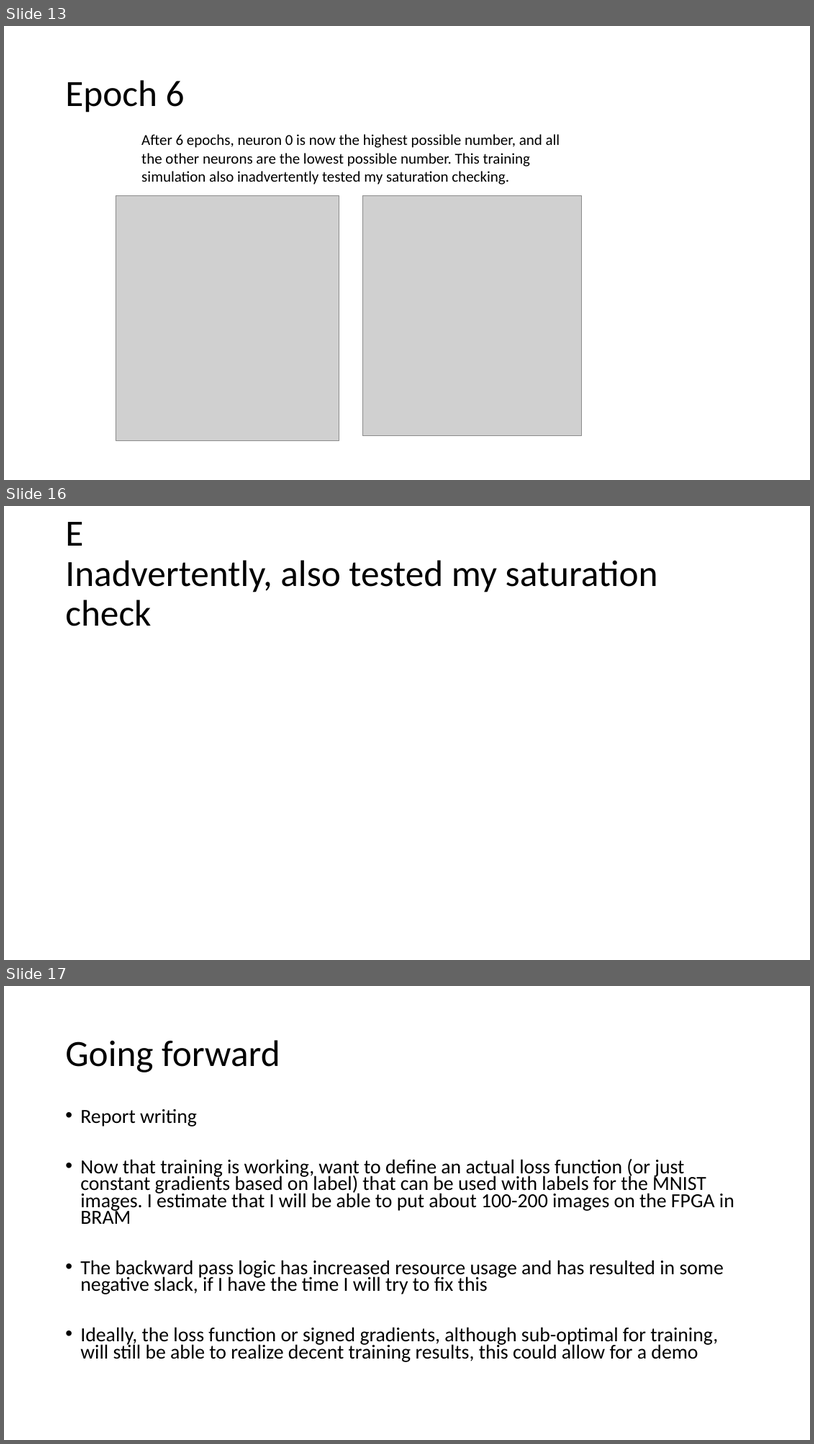
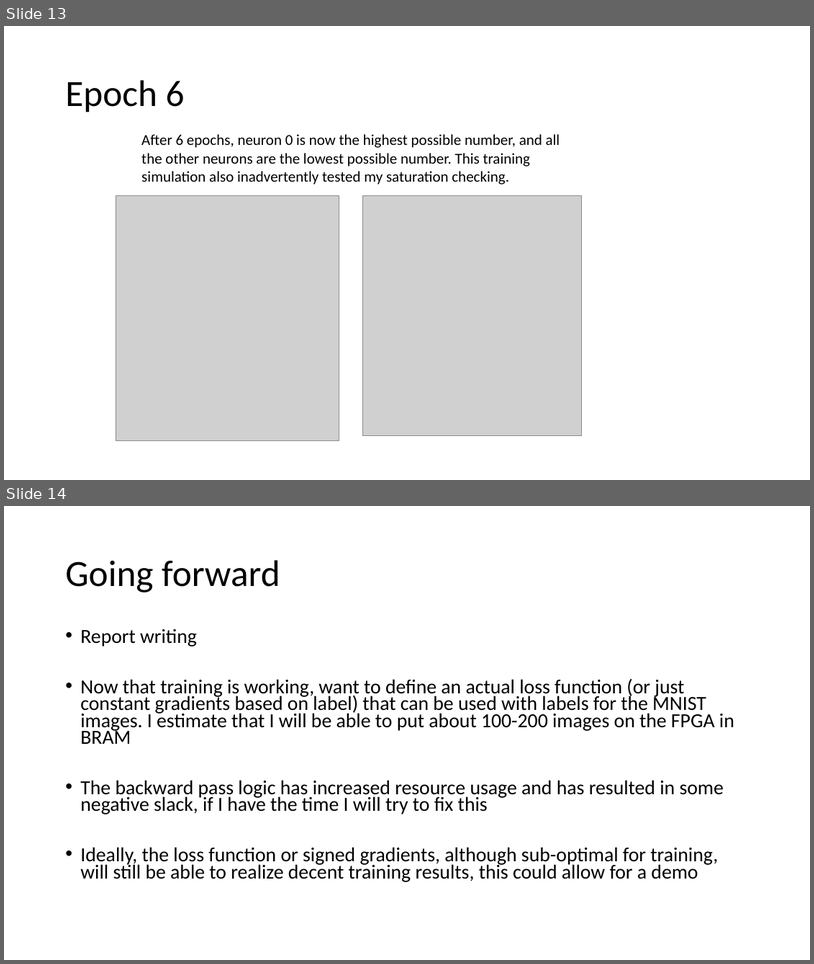
Before and after one commit to erikgroving/NeuralNetworkHardwareAccelerator, a slide deck: WeeklyPresentations/update11_06_03.pptx. Shown one above the other, each under a label of ours: slides 13, 16 and 17 before the commit, slides 13 and 14 after it; the slides between them are not shown. The pictures are 814x1444 and 814x964 pixels, drawn with LibreOffice and Linux fonts; fonts in the diff are those of the drawing; grey boxes stand for pictures. Boxes give left, top, right and bottom in pixels: in the first picture for what was removed or moved away, otherwise in the second. Text is boxed around its words. In the diff, an @@ line names an element or a change of style, - is before the commit and + after.

```diff
--- a/WeeklyPresentations/update11_06_03.pptx
+++ b/WeeklyPresentations/update11_06_03.pptx
@@ slide 16 removed at (4,506,810,960), background #FFFFFF @@
@@ title removed at (65,522,658,626) @@
-E
-Inadvertently, also tested my saturation check
@@ what was slide 17 is now slide 14 @@
```
Also in this commit, not shown: 2 other slides removed.
